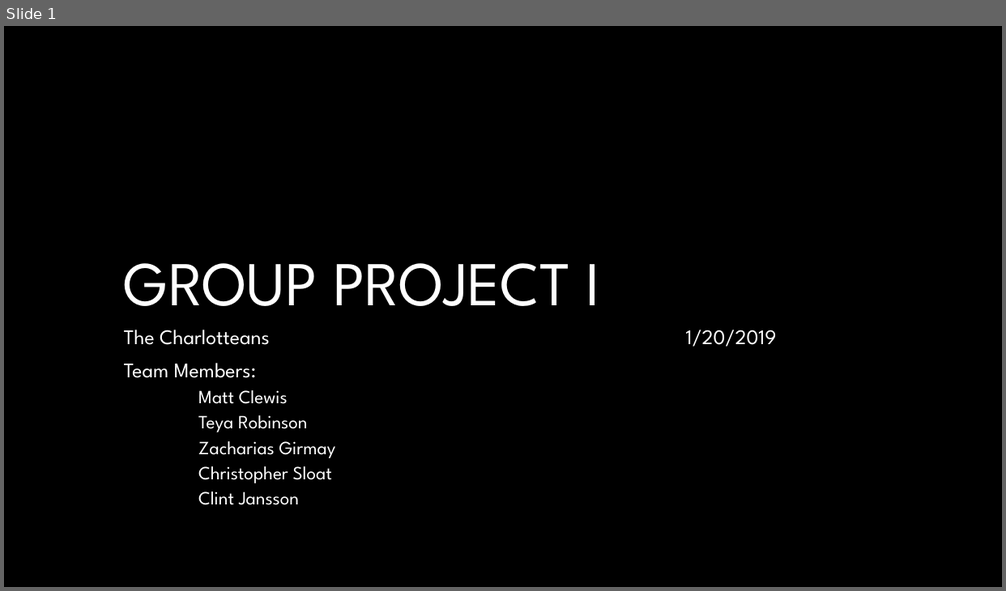
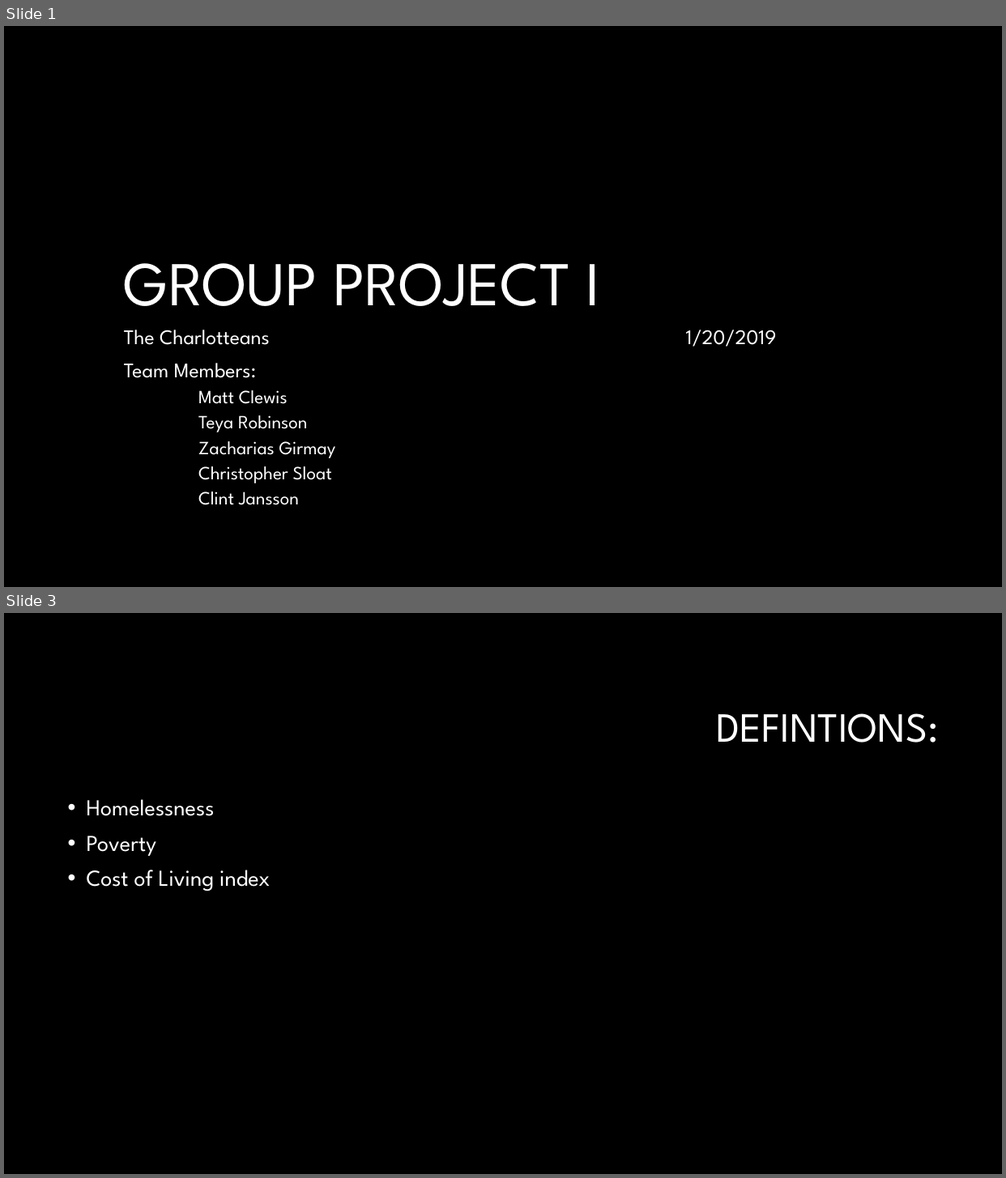
Before and after one commit to JANSSOC/Group6_Project, a slide deck: Group Project one .pptx. Shown one above the other, each under a label of ours: slide 1 before the commit, slides 1 and 3 after it; the slides between them are not shown. The pictures are 1006x591 and 1006x1178 pixels, drawn with LibreOffice and Linux fonts; fonts in the diff are those of the drawing; background and template pictures are left out. Boxes give left, top, right and bottom in pixels: in the first picture for what was removed or moved away, otherwise in the second. Text is boxed around its words. In the diff, an @@ line names an element or a change of style, - is before the commit and + after.

```diff
--- a/Group Project one .pptx
+++ b/Group Project one .pptx
@@ slide 3 added at (4,613,1002,1174), background #000000 @@
@@ title added at (717,713,939,743), 40 pt, text #FFFFFF @@
+DEFINTIONS:
@@ text added at (87,799,270,891), 22 pt, text #FFFFFF @@
+• Homelessness
+• Poverty
+• Cost of Living index
```
Also in this commit, not shown: 10 slides changed.
